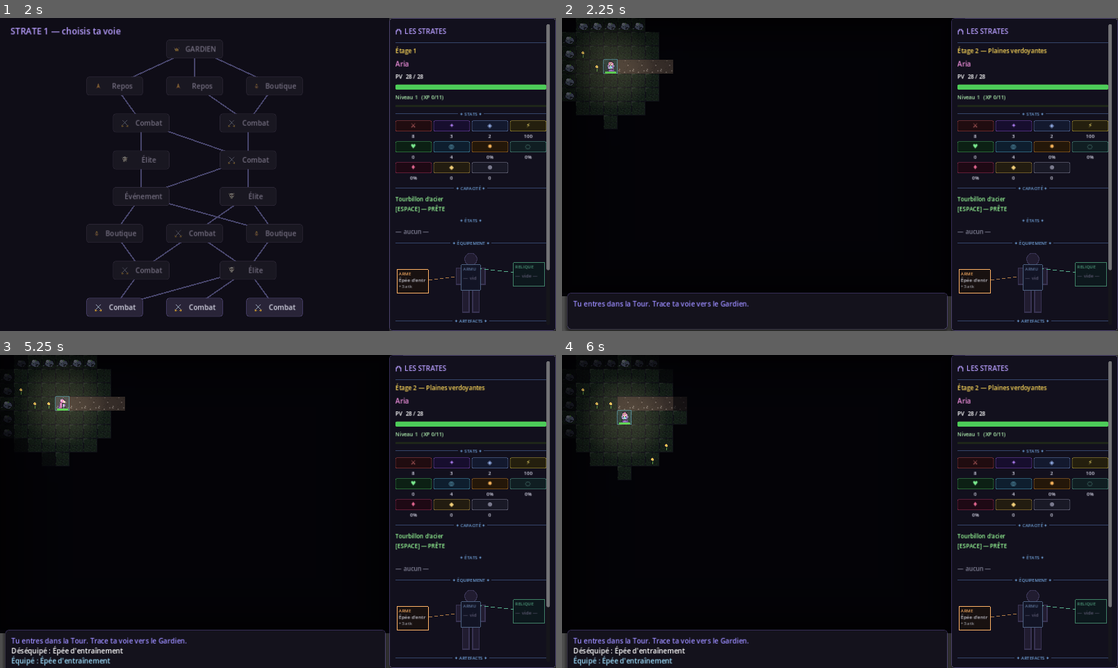
Above: before the commit, frames 1-4 (two rows, left to right).
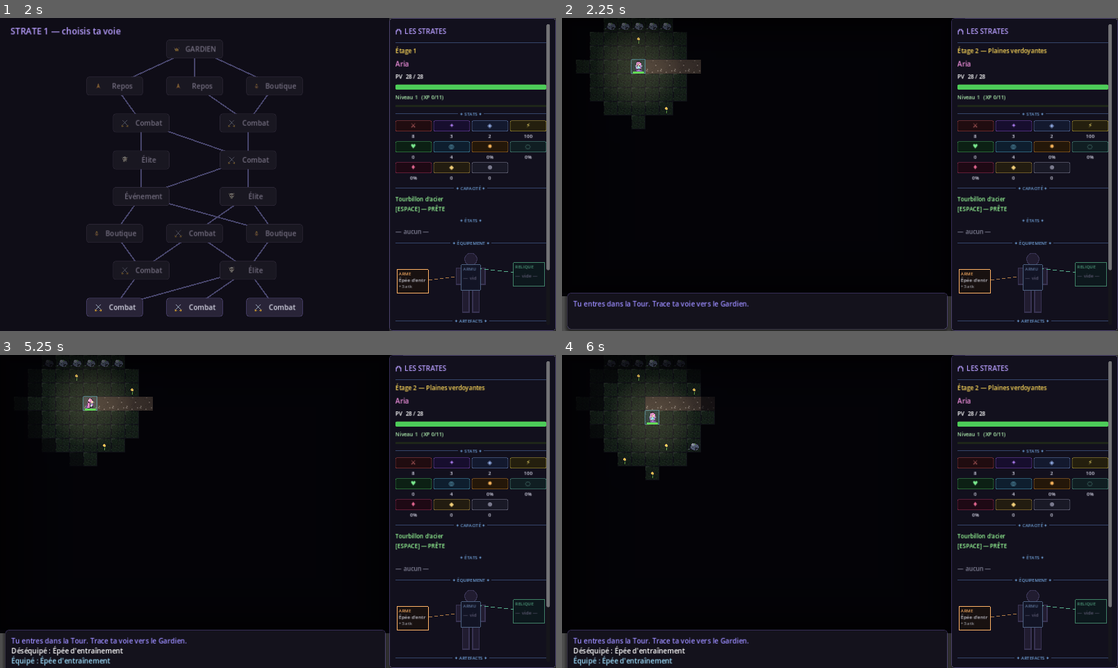
Above: after the commit, the same moments.

Repository: silversoulicious-lgtm/rpg-rogue-like-
Game: Godot game, scene res://scenes/Main.tscn
Same seed, same stepped clock (60 frames per second), same inputs: the game is played once before the commit and once after it.
Inputs:
- Up to frame 1 (2 s): click "▶ Nouvelle Ascension" at 0.5 s; click "Choisir" at 1.25 s
- Up to frame 2 (2.25 s): click "Combat" at 2 s
- Up to frame 3 (5.25 s): tap Enter at 2.75 s; hold D 2.78-3.5 s; tap I at 2.85 s; tap Space at 3.02 s; click "Déséquiper" at 3.5 s; click "Équiper" at 4.25 s; click "Fermer [I / Échap]" at 5 s
- Up to frame 4 (6 s): hold S from 5.78 s (still down); tap Enter at 5.85 s

Frame 1 is identical in both runs. In frame 2, 2.0% of the frame differs, in the area x 0-25%, y 0-36%; in frame 3, 2.0%; in frame 4, 2.3%, in the area x 0-28%, y 1-40%.

Commit message:
Ajoute du décor de monde ouvert : feux de camp, props, obstacles variés, lacs
• 7 nouveaux sprites 32×32 (campfire, crate, barrel, signpost, lantern_post,
  fallen_log, ruins_pillar), construits avec le même jeu de primitives que
  le reste du renderer (_assets_gen.gd / gen.py restent synchronisés).
• Data.gd : pools WORLD_PROPS (décor traversable, rare, indépendant du
  biome) et OBSTACLE_VARIANTS (alternatives au rocher générique, "avec
  modération" — ~7% des cases ROCK) + helper weighted_pick().
• Dungeon.gd : _scatter_decor priorise les world props sur le décor du
  biome ; nouvelle _scatter_obstacle_variants pour les cases ROCK ; un grand
  lac occasionnel (cluster d'eau ponctuel, plus probable dans les biomes
  humides) en plus des mares existantes.
• MapView.gd : précharge les nouveaux sprites et bascule sur la variante
  d'obstacle (tronc abattu / colonne en ruine) avant le rocher par défaut.
• Validation : script autonome confirmant que les 7 props/obstacles
  apparaissent bien et que la connexité de la carte tient sur 20 essais
  (tous biomes, tailles 64x40 à 640x400) + smoketest Godot headless PASSED.

Co-Authored-By: Claude Sonnet 4.6 <noreply@anthropic.com>
Claude-Session: https://claude.ai/code/session_01KrP2bh6nP2k6gsgLTMvEVn

Diff:
--- a/_assets_gen.gd
+++ b/_assets_gen.gd
@@ -105,6 +105,15 @@
 		_save(_gen_water(b["water"]), "%s_water" % id)
 		_save(_gen_decor(b["decor"], b["decor_style"]), "%s_decor" % id)
 	_save(_gen_road(), "road")
+
+	# --- Décor du monde ouvert (props globaux) ---
+	_save(_gen_campfire(), "campfire")
+	_save(_gen_crate(), "crate")
+	_save(_gen_barrel(), "barrel")
+	_save(_gen_signpost(), "signpost")
+	_save(_gen_lantern_post(), "lantern_post")
+	_save(_gen_fallen_log(), "fallen_log")
+	_save(_gen_ruins_pillar(), "ruins_pillar")
 
 	print("=== ASSETS GENERATED ===")
 	quit()
@@ -1616,3 +1625,173 @@
 		_ellipse(img, x, y, 1.9, 1.5, Color(0.40, 0.36, 0.33))
 		_px(img, x - 1, y - 1, Color(0.50, 0.46, 0.42))
 	return img
+
+# --- Décor du monde ouvert (props globaux, indépendants du biome) -------------
+const PROP_WOOD := Color(0.45, 0.32, 0.20)
+
+# Triangle plein pointant vers la droite, sommet en (apex_x, apex_y).
+func _tri_right(img: Image, apex_x: int, apex_y: int, length: int, half_h: int, c: Color) -> void:
+	for i in range(length):
+		var h := int(round(half_h * (1.0 - float(i) / float(length))))
+		var xx := apex_x - i
+		for yy in range(apex_y - h, apex_y + h + 1):
+			_px(img, xx, yy, c)
+
+func _gen_campfire() -> Image:
+	var img := _new(false)
+	var wood := Color(0.32, 0.20, 0.12)
+	var wood_d := wood.darkened(0.4)
+	var wood_l := wood.lightened(0.2)
+	var ash := Color(0.22, 0.20, 0.20)
+
+	_ellipse(img, 16, 27, 8.5, 2.4, Color(INK.r, INK.g, INK.b, 0.32))
+	_disc(img, 16, 25, 7.0, ash)
+	_disc(img, 16, 25, 5.8, ash.darkened(0.15))
+
+	_trapezoid(img, 16, 22, 26, 1.0, 6.5, wood_d); _trapezoid(img, 16, 22, 25, 0.6, 5.8, wood)
+	_line(img, 9, 27, 23, 21, wood_d); _line(img, 9, 26, 23, 20, wood)
+	_line(img, 23, 27, 9, 21, wood_d); _line(img, 23, 26, 9, 20, wood)
+	_px(img, 9, 27, wood_l); _px(img, 23, 27, wood_l)
+
+	_glow(img, 16.0, 21.3, 6.0, EMBER, 0.6)
+	_ellipse(img, 16, 22, 3.5, 2.2, EMBER.darkened(0.15))
+	_tri_up(img, 16, 21, 3, 7, EMBER.darkened(0.1)); _tri_up(img, 16, 20, 2, 5, EMBER)
+	_tri_up(img, 16, 18, 1, 4, GOLD_L)
+	_px(img, 13, 22, EMBER_L); _px(img, 19, 21, EMBER_L)
+	return img
+
+func _gen_crate() -> Image:
+	var img := _new(false)
+	var wood := PROP_WOOD
+	var wood_d := wood.darkened(0.4)
+	var wood_l := wood.lightened(0.18)
+	var iron := STEEL_D
+
+	_ellipse(img, 16, 28, 8.0, 2.0, Color(INK.r, INK.g, INK.b, 0.30))
+	_rect(img, 7, 11, 18, 17, INK)
+	_rect(img, 8, 12, 16, 15, wood_d)
+	_rect(img, 8, 12, 16, 5, wood)
+	_rect(img, 8, 12, 16, 1, wood_l)
+
+	for sx in [12, 16, 20]:
+		_rect(img, sx, 13, 1, 13, wood_d)
+	_line(img, 9, 13, 22, 25, iron); _line(img, 22, 13, 9, 25, iron)
+	_rect(img, 7, 11, 18, 1, iron); _rect(img, 7, 26, 18, 1, iron)
+	for cx in [8, 22]:
+		_px(img, cx, 11, STEEL_L); _px(img, cx, 26, STEEL_L)
+	return img
+
+func _gen_barrel() -> Image:
+	var img := _new(false)
+	var wood := PROP_WOOD
+	var wood_d := wood.darkened(0.42)
+	var wood_l := wood.lightened(0.20)
+	var iron := STEEL_D
+
+	_ellipse(img, 16, 28, 7.5, 2.0, Color(INK.r, INK.g, INK.b, 0.30))
+	_trapezoid_o(img, 16, 8, 26, 5.5, 7.0, wood_d)
+	_trapezoid(img, 16, 9, 25, 4.7, 6.2, wood)
+	_rect(img, 16, 9, 1, 16, wood_l)
+
+	for sx in [11, 14, 19, 22]:
+		_line(img, sx, 9, sx, 25, wood_d)
+
+	for hy in [12, 18, 23]:
+		_ellipse(img, 16, hy, 6.3, 1.3, iron)
+		_px(img, 11, hy, STEEL_L)
+	_ellipse(img, 16, 9, 4.7, 1.3, wood_l)
+	return img
+
+func _gen_signpost() -> Image:
+	var img := _new(false)
+	var wood := PROP_WOOD
+	var wood_d := wood.darkened(0.42)
+	var wood_l := wood.lightened(0.20)
+
+	_ellipse(img, 16, 29, 4.0, 1.4, Color(INK.r, INK.g, INK.b, 0.30))
+	_rect(img, 15, 13, 3, 17, wood_d); _rect(img, 15, 13, 2, 17, wood)
+	_rect(img, 15, 13, 1, 13, wood_l)
+
+	_rect(img, 7, 8, 19, 8, INK)
+	_rect(img, 8, 9, 17, 6, wood_d)
+	_rect(img, 8, 9, 17, 3, wood)
+	_rect(img, 8, 9, 17, 1, wood_l)
+	_rect(img, 11, 11, 8, 2, wood_d.darkened(0.25))
+	_tri_right(img, 22, 12, 4, 3, wood_d.darkened(0.25))
+	_px(img, 9, 10, INK); _px(img, 23, 10, INK)
+	_px(img, 15, 13, INK)
+	return img
+
+func _gen_lantern_post() -> Image:
+	var img := _new(false)
+	var iron := STEEL_D
+	var iron_l := STEEL_L
+	var glass := Color(1.0, 0.78, 0.35, 0.55)
+
+	_ellipse(img, 16, 29, 3.5, 1.3, Color(INK.r, INK.g, INK.b, 0.30))
+	_rect(img, 15, 13, 2, 16, iron); _px(img, 15, 13, iron_l)
+	_ellipse(img, 16, 13, 3.5, 1.3, iron)
+
+	_glow(img, 16.0, 8.7, 7.0, EMBER, 0.55)
+	_rect(img, 12, 6, 8, 7, INK)
+	_rect(img, 13, 7, 6, 5, glass)
+	_ellipse(img, 16, 9, 2.3, 2.6, GOLD_L)
+	for lx in [13, 16, 19]:
+		_rect(img, lx, 6, 1, 7, iron)
+	_rect(img, 12, 5, 8, 1, iron); _rect(img, 12, 13, 8, 1, iron)
+	_tri_up(img, 16, 5, 4, 3, iron)
+	_px(img, 16, 2, iron_l)
+	return img
+
+func _gen_fallen_log() -> Image:
+	var img := _new(false)
+	var bark := Color(0.30, 0.20, 0.13)
+	var bark_d := bark.darkened(0.42)
+	var bark_l := bark.lightened(0.20)
+	var wood_core := Color(0.68, 0.50, 0.30)
+	var wood_core_d := wood_core.darkened(0.25)
+	var moss := Color(0.40, 0.62, 0.30)
+
+	_ellipse(img, 16, 27, 12.5, 2.8, Color(INK.r, INK.g, INK.b, 0.34))
+
+	_rect(img, 4, 14, 23, 11, INK)
+	_rect(img, 5, 15, 21, 9, bark_d)
+	_rect(img, 5, 15, 21, 4, bark)
+	_rect(img, 5, 15, 21, 1, bark_l)
+	_disc_o(img, 5, 19, 5.5, bark_d, INK); _disc(img, 5, 19, 4.6, bark)
+
+	for sx in range(8, 26, 3):
+		_rect(img, sx, 15, 1, 9, bark_d)
+
+	_disc_o(img, 26, 19, 5.5, bark_d, INK)
+	_disc(img, 26, 19, 4.6, wood_core_d)
+	_disc(img, 26, 19, 3.4, wood_core)
+	_disc(img, 26, 19, 2.1, wood_core_d)
+	_disc(img, 26, 19, 0.9, wood_core.lightened(0.2))
+
+	_rect(img, 10, 15, 3, 2, moss); _rect(img, 18, 16, 2, 2, moss.darkened(0.1))
+	_px(img, 7, 16, bark_l); _px(img, 16, 16, bark_l)
+	return img
+
+func _gen_ruins_pillar() -> Image:
+	var img := _new(false)
+	var stone := Color(0.42, 0.40, 0.46)
+	var stone_d := stone.darkened(0.42)
+	var stone_l := stone.lightened(0.26)
+	var moss := Color(0.40, 0.62, 0.30)
+
+	_ellipse(img, 16, 28, 10.5, 2.6, Color(INK.r, INK.g, INK.b, 0.34))
+
+	_rect(img, 6, 21, 9, 7, stone_d); _rect(img, 7, 22, 7, 5, stone)
+	_rect(img, 7, 22, 7, 1, stone_l)
+	_rect(img, 16, 23, 10, 5, stone_d); _rect(img, 17, 24, 8, 3, stone)
+
+	_trapezoid_o(img, 13, 6, 22, 4.3, 5.3, stone_d, INK)
+	_trapezoid(img, 13, 7, 21, 3.4, 4.4, stone)
+	_rect(img, 13, 7, 1, 13, stone_l)
+	_line(img, 8, 6, 18, 10, INK); _line(img, 8, 7, 18, 11, stone_d)
+	for cx in [10, 13, 16]:
+		_rect(img, cx, 10, 1, 10, stone_d)
+	_rect(img, 8, 21, 2, 2, moss); _rect(img, 19, 24, 2, 2, moss.darkened(0.1))
+	_px(img, 7, 22, stone_l)
+	return img
--- a/scripts/Data.gd
+++ b/scripts/Data.gd
@@ -185,6 +185,40 @@
 
 static func biome_sprite(biome_id: String, role: String) -> String:
 	return "%s_%s" % [biome_id, role]
+
+# --- Décor du monde ouvert (props globaux, indépendants du biome) -------------
+# Petits éléments d'ambiance posés sur le sol praticable, en plus du décor
+# propre à chaque biome (fleurs/champignons/etc). Rares : c'est de la garniture,
+# pas le décor principal.
+const WORLD_PROPS := [
+	{ "id": "campfire", "weight": 0.16 },
+	{ "id": "crate", "weight": 0.20 },
+	{ "id": "barrel", "weight": 0.18 },
+	{ "id": "signpost", "weight": 0.12 },
+	{ "id": "lantern_post", "weight": 0.16 },
+]
+const WORLD_PROPS_DENSITY := 0.010
+
+# Obstacles infranchissables alternatifs aux rochers — apportent de la variété
+# au terrain bloquant. Utilisés avec modération (faible probabilité par case
+# de rocher) pour ne pas noyer le biome sous les props.
+const OBSTACLE_VARIANTS := [
+	{ "id": "fallen_log", "weight": 0.5 },
+	{ "id": "ruins_pillar", "weight": 0.5 },
+]
+const OBSTACLE_VARIANT_CHANCE := 0.07
+
+## Tire un élément pondéré dans une liste de {"id", "weight"} (RNG fourni).
+static func weighted_pick(pool: Array, rng: RandomNumberGenerator) -> String:
+	var total := 0.0
+	for p in pool:
+		total += float(p["weight"])
+	var r: float = rng.randf() * total
+	for p in pool:
+		r -= float(p["weight"])
+		if r <= 0.0:
+			return p["id"]
+	return pool[-1]["id"]
 
 # --- ENNEMIS ------------------------------------------------------------------
 const ENEMIES := [
--- a/scripts/Dungeon.gd
+++ b/scripts/Dungeon.gd
@@ -17,6 +17,7 @@
 var height: int
 var tiles: Array = []           # tiles[y][x] -> type de tuile
 var decor: Array = []           # decor[y][x] -> nom de sprite décoratif ("" si aucun)
+var obstacle: Array = []        # obstacle[y][x] -> variante de sprite pour une case ROCK ("" = rocher du biome)
 var explored: Array = []        # explored[y][x] -> déjà vue (mémoire, dessinée en sombre)
 var visible: Array = []         # visible[y][x] -> dans le champ de vision actuel
 var biome: Dictionary = {}      # biome courant (Data.BIOMES[i])
@@ -38,6 +39,7 @@
 func _generate(rng: RandomNumberGenerator) -> void:
 	_fill(FLOOR)
 	decor = _make_grid("")
+	obstacle = _make_grid("")
 	explored = _make_grid(false)
 	visible = _make_grid(false)
 
@@ -52,10 +54,16 @@
 	var area: int = width * height
 	# Étendues d'eau (mares / rivières) en amas
 	_scatter_clusters(WATER, int(area * float(biome.get("water_density", 0.04)) / 6.0), 4, 14, rng)
+	# Un grand lac, occasionnel — plus probable/visible dans les biomes humides.
+	var water_density: float = float(biome.get("water_density", 0.04))
+	if rng.randf() < clampf(water_density * 4.0, 0.2, 0.9):
+		_scatter_clusters(WATER, 1, 30, 70, rng)
 	# Bosquets d'arbres
 	_scatter_clusters(TREE, int(area * float(biome.get("tree_density", 0.06)) / 4.0), 2, 9, rng)
 	# Rochers (petits amas + isolés)
 	_scatter_clusters(ROCK, int(area * float(biome.get("rock_density", 0.04)) / 3.0), 1, 5, rng)
+	# Variantes d'obstacles (tronc abattu / colonne en ruine), avec modération.
+	_scatter_obstacle_variants(rng)
 
 	# Point d'entrée et escalier (coins opposés, sur du sol)
 	start = _clear_spot(Vector2i(rng.randi_range(2, 5), rng.randi_range(2, 5)))
@@ -146,8 +154,23 @@
 	var density: float = float(biome.get("decor_density", 0.08))
 	for y in height:
 		for x in width:
-			if tiles[y][x] == FLOOR and rng.randf() < density:
+			if tiles[y][x] != FLOOR:
+				continue
+			# Props du monde (feu de camp, caisses...) : rares, indépendants du biome,
+			# prioritaires sur le décor du biome pour ne pas empiler les deux.
+			if rng.randf() < Data.WORLD_PROPS_DENSITY:
+				decor[y][x] = Data.weighted_pick(Data.WORLD_PROPS, rng)
+			elif rng.randf() < density:
 				decor[y][x] = name
+
+## Variante de sprite pour certaines cases ROCK (tronc abattu, colonne en ruine)
+## à la place du rocher du biome — apporte de la variété au terrain bloquant,
+## utilisé avec modération (faible probabilité par case).
+func _scatter_obstacle_variants(rng: RandomNumberGenerator) -> void:
+	for y in height:
+		for x in width:
+			if tiles[y][x] == ROCK and rng.randf() < Data.OBSTACLE_VARIANT_CHANCE:
+				obstacle[y][x] = Data.weighted_pick(Data.OBSTACLE_VARIANTS, rng)
 
 # --- Connexité (BFS) ----------------------------------------------------------
 func _reachable(a: Vector2i, b: Vector2i) -> bool:
--- a/scripts/MapView.gd
+++ b/scripts/MapView.gd
@@ -88,7 +88,10 @@
 		# Boss (Pass 2) + gardiens liés
 		"roi_liche", "seigneur_fantome", "wyrm", "araignee_mere", "troll_ancestral",
 		"paladin_dechu", "sorciere", "bourreau", "oeil_neant", "dieu_bete",
-		"ame", "chaudron"]
+		"ame", "chaudron",
+		# Décor du monde ouvert : props globaux + variantes d'obstacles
+		"campfire", "crate", "barrel", "signpost", "lantern_post",
+		"fallen_log", "ruins_pillar"]
 	for b in Data.BIOMES:
 		for role in ["ground", "tree", "rock", "water", "decor"]:
 			names.append(Data.biome_sprite(b["id"], role))
@@ -334,7 +337,10 @@
 				_draw_glyph(x, y, "♣", dungeon.biome.get("leaf", Color(0.3, 0.6, 0.3)))
 		Dungeon.ROCK:
 			_draw_ground(bid, x, y)
-			if not _blit(Data.biome_sprite(bid, "rock"), x, y):
+			var ov: String = dungeon.obstacle[y][x]
+			if ov != "" and _blit(ov, x, y):
+				pass
+			elif not _blit(Data.biome_sprite(bid, "rock"), x, y):
 				draw_rect(_cell_rect(x, y).grow(-4), dungeon.biome.get("rock", Color(0.5, 0.5, 0.55)), true)
 		_:
 			_draw_ground(bid, x, y)
Binary file added: assets/barrel.png
Not shown, added: assets/barrel.png.import
Binary file added: assets/campfire.png
Not shown, added: assets/campfire.png.import
Binary file added: assets/crate.png
Not shown, added: assets/crate.png.import
Binary file added: assets/fallen_log.png
Not shown, added: assets/fallen_log.png.import
Binary file added: assets/lantern_post.png
Not shown, added: assets/lantern_post.png.import
Binary file added: assets/ruins_pillar.png
Not shown, added: assets/ruins_pillar.png.import
(and 3 more such lines)
